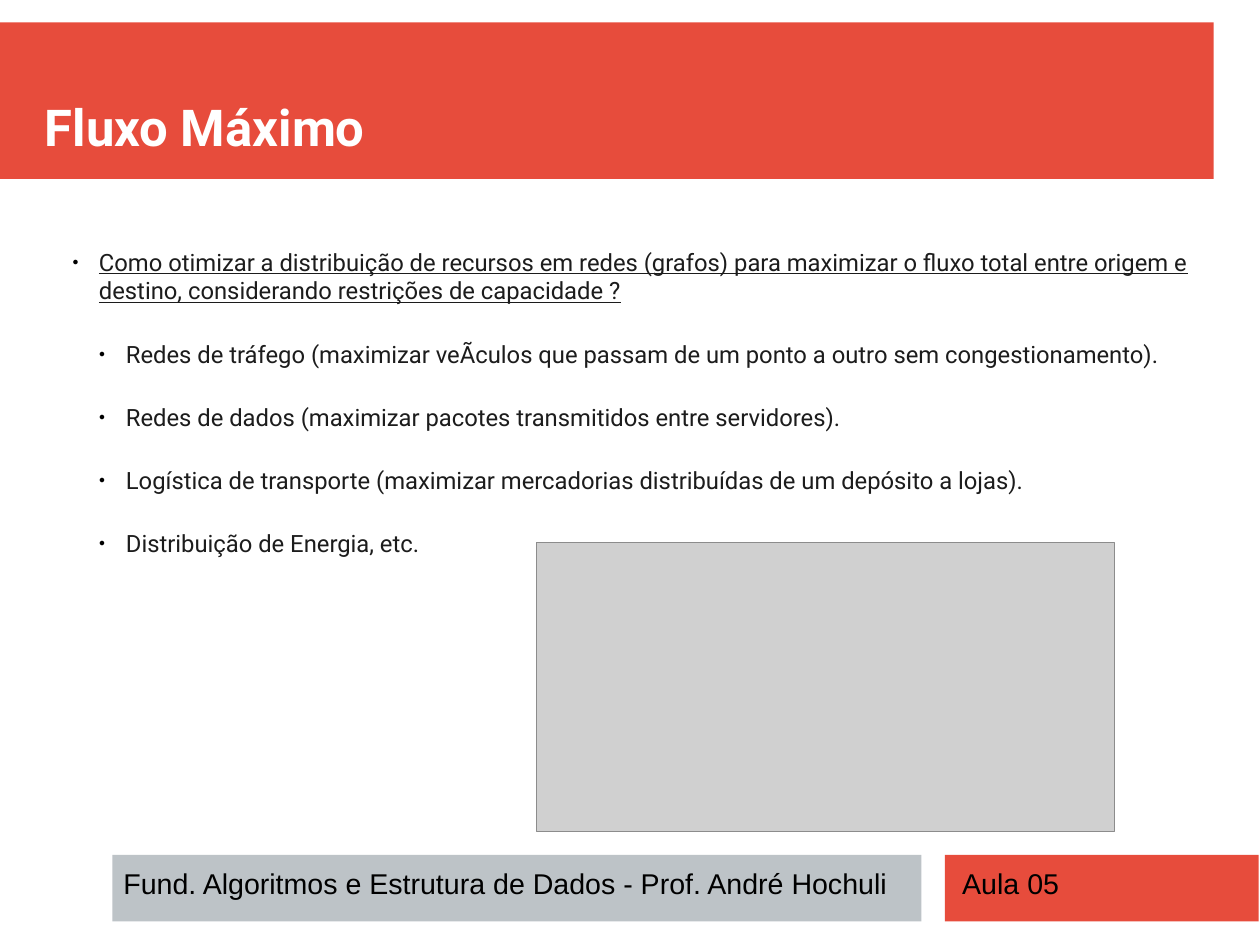
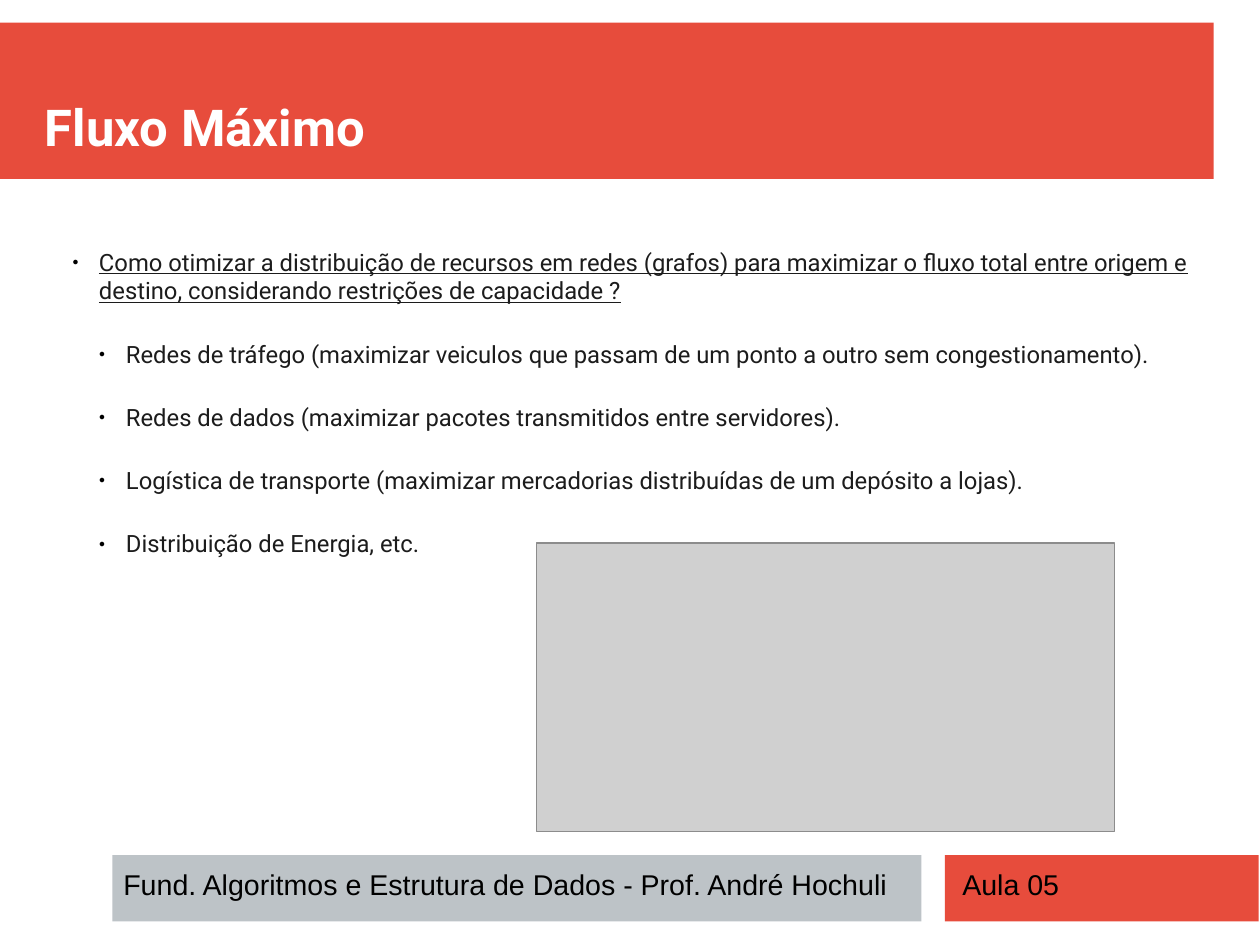
Before and after one commit to andrehochuli/teaching, a slide deck: slide 4 of DataStructuresAndAlgorithms/Lecture 06 - Graphs - Max Flow/Lecture 06 - Graphs - Max Flow.pptx. Drawn at 1260x945 pixels with LibreOffice and Linux fonts; fonts in the diff are those of the drawing; grey boxes stand for pictures. Boxes give left, top, right and bottom in pixels: in the first picture for what was removed or moved away, otherwise in the second. Text is boxed around its words. In the diff, an @@ line names an element or a change of style, - is before the commit and + after.

```diff
--- a/DataStructuresAndAlgorithms/Lecture 06 - Graphs - Max Flow/Lecture 06 - Graphs - Max Flow.pptx
+++ b/DataStructuresAndAlgorithms/Lecture 06 - Graphs - Max Flow/Lecture 06 - Graphs - Max Flow.pptx
@@ text at (x1=126, y1=344, x2=1149, y2=368): text changed @@
-    ● Redes de tráfego (maximizar veÃculos que passam de um ponto a outro sem congestionamento).
+    ● Redes de tráfego (maximizar veiculos que passam de um ponto a outro sem congestionamento).
```
Also in this commit, not shown: 1 other slide changed, 1 other file.
